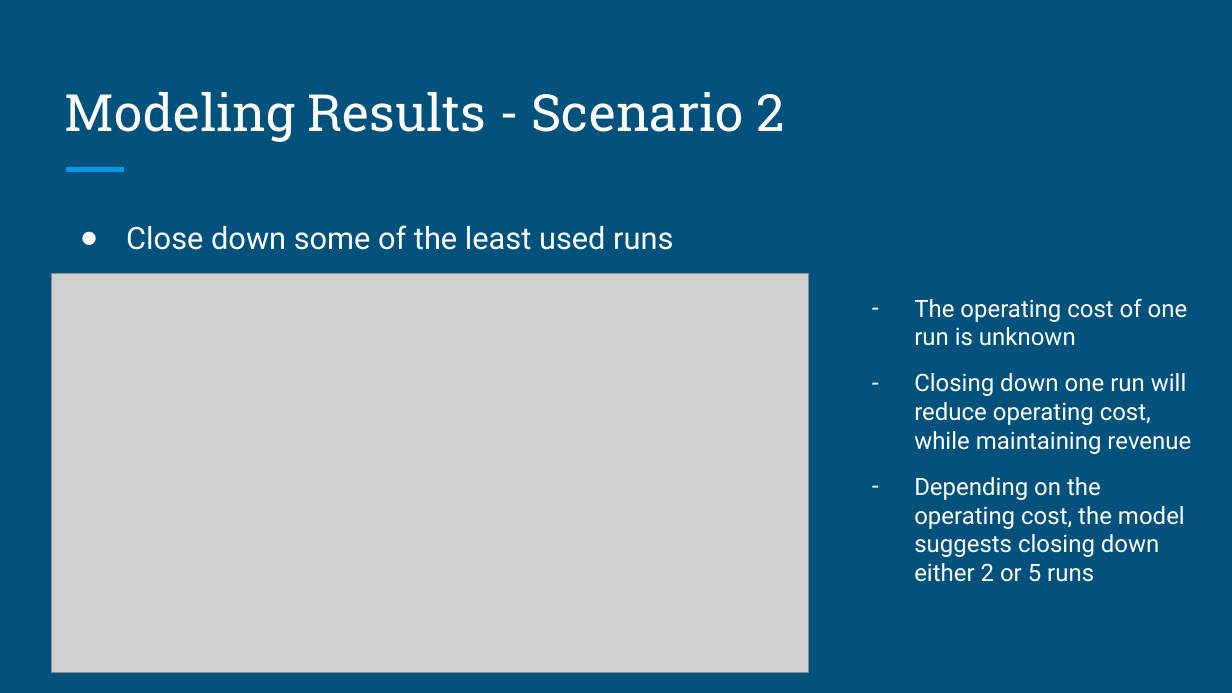
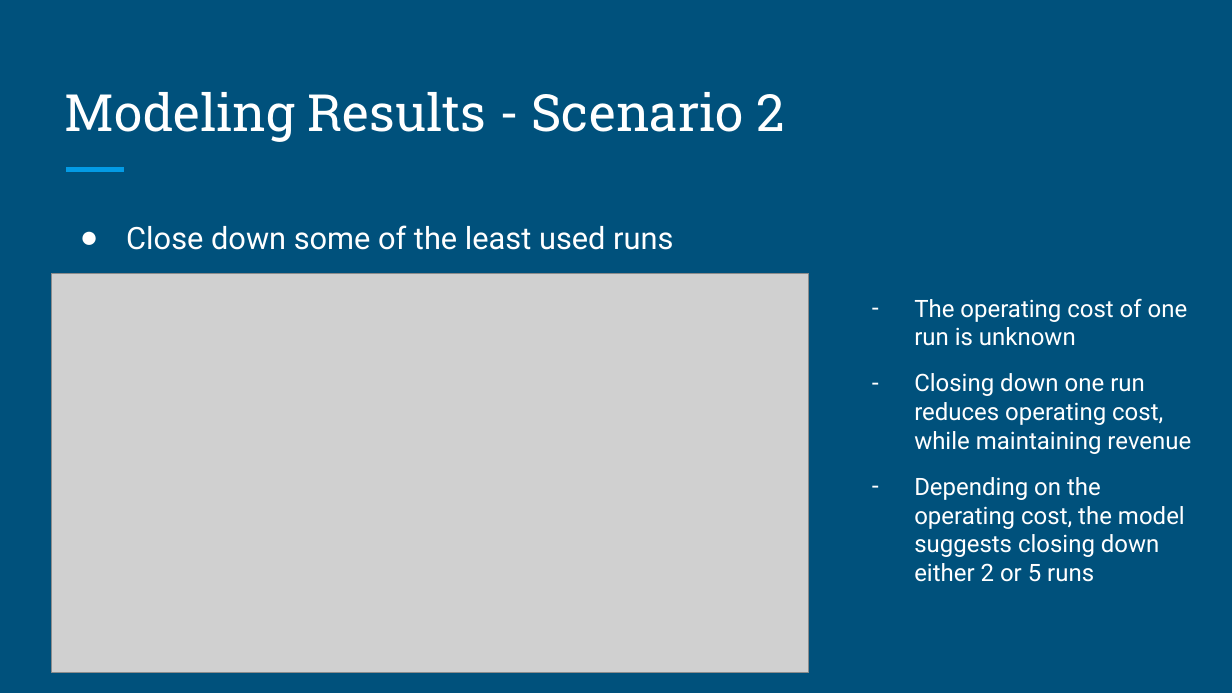
Before and after one commit to huang1228/DataScienceGuidedCapstone, a slide deck: slide 6 of Guided_Capstone_Slide.pptx. Drawn at 1232x693 pixels with LibreOffice and Linux fonts; fonts in the diff are those of the drawing; grey boxes stand for pictures. Boxes give left, top, right and bottom in pixels: in the first picture for what was removed or moved away, otherwise in the second. Text is boxed around its words. In the diff, an @@ line names an element or a change of style, - is before the commit and + after.

```diff
--- a/Guided_Capstone_Slide.pptx
+++ b/Guided_Capstone_Slide.pptx
@@ text at <box>914,373,1191,454</box>: text changed @@
-– Closing down one run will reduce operating cost, while maintaining revenue
+– Closing down one run reduces operating cost, while maintaining revenue
```
Also in this commit, not shown: 4 other slides changed.
